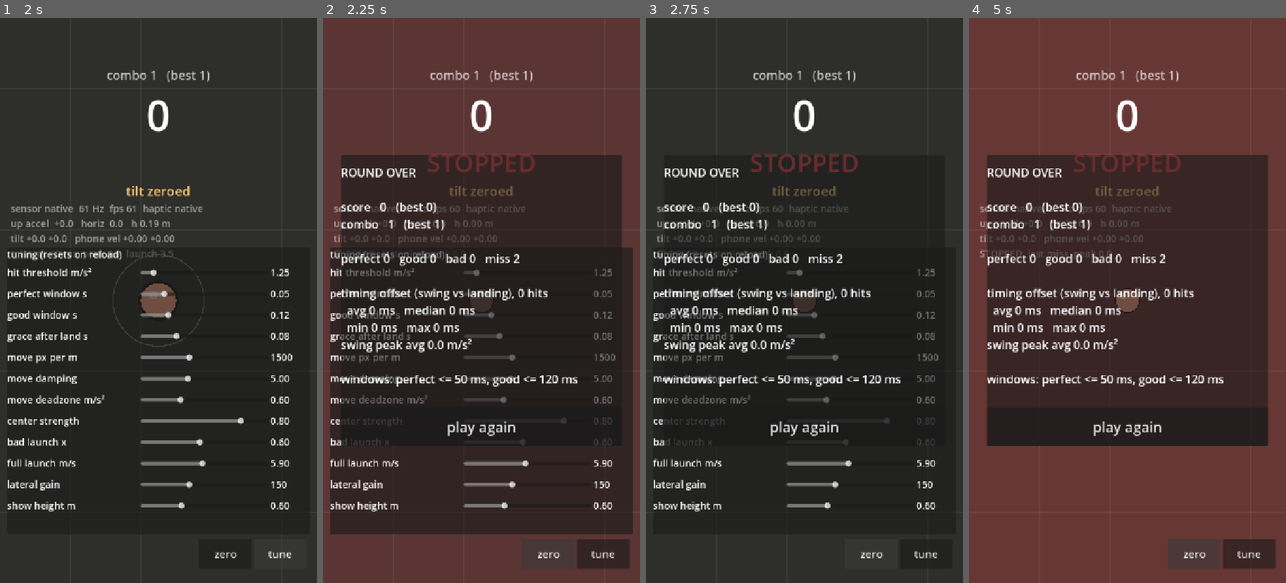
Above: before the commit, frames 1-4 (left to right).
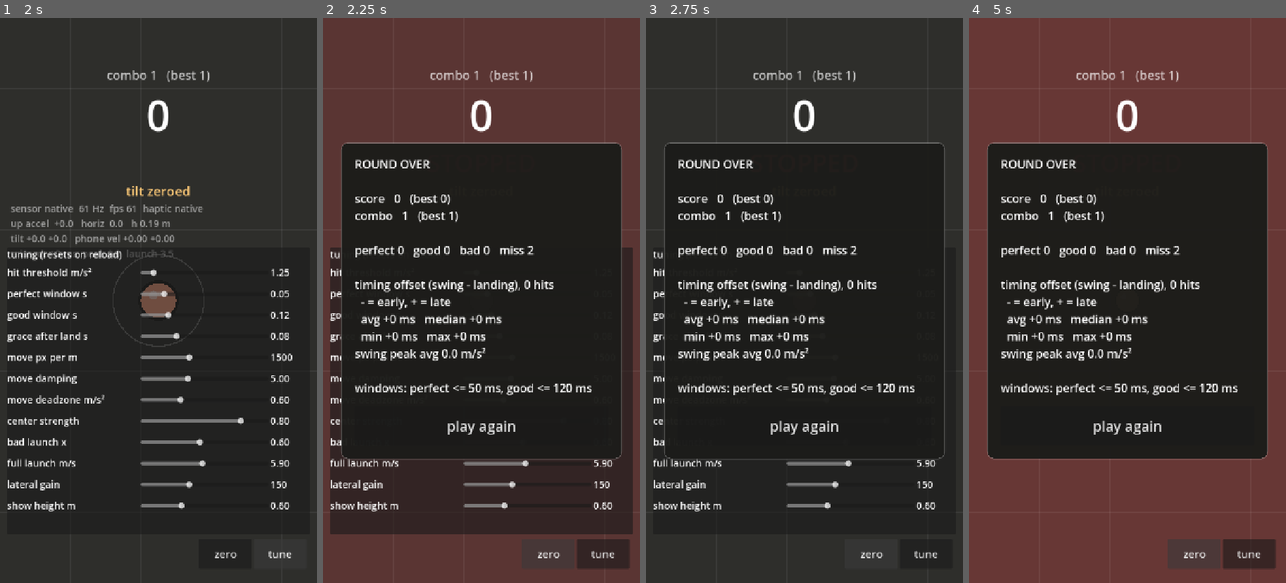
Above: after the commit, the same moments.

Repository: Xionday/Papapa
Game: Godot game, scene res://scenes/main.tscn
The game is run twice, just before and just after one commit, with the same random seed, the same clock (stepped at 60 frames per second) and the same inputs.
Inputs:
- Up to frame 1 (2 s): click "zero" at 0.5 s; click "tune" at 1.25 s
- Up to frame 2 (2.25 s): click "zero" at 2 s
- Up to frame 3 (2.75 s): no input
- Up to frame 4 (5 s): click "play again" at 2.75 s; click "tune" at 3.5 s; click "zero" at 4.25 s

Frame 1 is identical in both runs. In frame 2, 13% of the frame differs, in the area x 3-95%, y 22-78%; in frame 3, 10%; in frame 4, 43%.

Commit message:
iOS 加速度正負號統一成 W3C 規格；dt 帶正負號；結算面板不透明
- motion.js：iOS Safari 的 acceleration / accelerationIncludingGravity 整組取負，Android 不動
- sensor_bridge：重力 = −(含重力加速度 − 線性加速度)，遊戲邏輯收到物理上正確的重力與真實加速度
  → 手機往右移，球在畫面上往左（像移鏡頭）；拍擊峰值改抓起手段而非減速段
- 判定 dt 改帶號（負=早、正=晚），結算面板顯示帶號平均/中位/極值
- 結算面板改不透明深色、顯示時隱藏除錯行

Co-Authored-By: Claude Fable 5.1 <noreply@anthropic.com>
Claude-Session: https://claude.ai/code/session_01M2isnyCwhhtueNisXY1RbR

Diff:
--- a/scenes/main.tscn
+++ b/scenes/main.tscn
@@ -1,8 +1,24 @@
-[gd_scene load_steps=4 format=3]
+[gd_scene load_steps=5 format=3]
 
 [ext_resource type="Script" path="res://scripts/game.gd" id="1_game"]
 [ext_resource type="Script" path="res://scripts/sensor_bridge.gd" id="2_sensor"]
 [ext_resource type="Script" path="res://scripts/hud.gd" id="3_hud"]
+
+[sub_resource type="StyleBoxFlat" id="results_bg"]
+content_margin_left = 32.0
+content_margin_top = 32.0
+content_margin_right = 32.0
+content_margin_bottom = 32.0
+bg_color = Color(0.11, 0.11, 0.1, 0.97)
+border_width_left = 2
+border_width_top = 2
+border_width_right = 2
+border_width_bottom = 2
+border_color = Color(1, 1, 1, 0.15)
+corner_radius_top_left = 16
+corner_radius_top_right = 16
+corner_radius_bottom_right = 16
+corner_radius_bottom_left = 16
 
 [node name="Main" type="Node2D"]
 script = ExtResource("1_game")
@@ -115,6 +131,7 @@
 offset_bottom = 330.0
 grow_horizontal = 2
 grow_vertical = 2
+theme_override_styles/panel = SubResource("results_bg")
 
 [node name="VBox" type="VBoxContainer" parent="HUD/Results"]
 layout_mode = 2
--- a/scripts/game.gd
+++ b/scripts/game.gd
@@ -236,10 +236,12 @@
 		grade = "miss"
 		last_dt = 0.0
 	else:
-		last_dt = abs(peak.x - _t_land)
-		if last_dt <= perfect_dt:
+		## 帶正負號：負 = 揮在落地前，正 = 揮在落地後
+		last_dt = peak.x - _t_land
+		var adt: float = abs(last_dt)
+		if adt <= perfect_dt:
 			grade = "perfect"
-		elif last_dt <= good_dt:
+		elif adt <= good_dt:
 			grade = "good"
 		else:
 			grade = "bad"
--- a/scripts/hud.gd
+++ b/scripts/hud.gd
@@ -112,9 +112,10 @@
 		"",
 		"perfect %d   good %d   bad %d   miss %d" % [c["perfect"], c["good"], c["bad"], c["miss"]],
 		"",
-		"timing offset (swing vs landing), %d hits" % st["hits"],
-		"  avg %.0f ms   median %.0f ms" % [st["dt_avg"] * 1000.0, st["dt_med"] * 1000.0],
-		"  min %.0f ms   max %.0f ms" % [st["dt_min"] * 1000.0, st["dt_max"] * 1000.0],
+		"timing offset (swing - landing), %d hits" % st["hits"],
+		"  - = early, + = late",
+		"  avg %+.0f ms   median %+.0f ms" % [st["dt_avg"] * 1000.0, st["dt_med"] * 1000.0],
+		"  min %+.0f ms   max %+.0f ms" % [st["dt_min"] * 1000.0, st["dt_max"] * 1000.0],
 		"swing peak avg %.1f m/s²" % st["peak_avg"],
 		"",
 		"windows: perfect <= %.0f ms, good <= %.0f ms" % [_game.perfect_dt * 1000.0, _game.good_dt * 1000.0],
@@ -134,6 +135,7 @@
 	_judge_timer -= delta
 	if _judge_timer <= 0.0:
 		_judge.text = ""
+	_debug.visible = not _results.visible
 	_combo.text = "combo %d   (best %d)" % [_game.streak, _game.best_streak]
 	_score.text = "%d" % _game.score
 	_debug.text = "\n".join([
--- a/scripts/sensor_bridge.gd
+++ b/scripts/sensor_bridge.gd
@@ -4,7 +4,8 @@
 ## 原生 iOS/Android：讀 Input.get_accelerometer / get_gravity。
 ## 之後 Ball 只跟這個節點講話，不管底層是哪個平台。
 
-## 每幀發出。linear 不含重力，gravity 含重力方向，兩者都是 m/s²。
+## 每幀發出。linear = 裝置真實加速度（不含重力）；gravity = 物理重力方向（平放時 z ≈ −9.8）。
+## 都是裝置座標、m/s²。Web 端的值已由 motion.js 統一成 W3C 規格慣例。
 signal sample(linear: Vector3, gravity: Vector3)
 
 var _js: JavaScriptObject = null
@@ -59,7 +60,9 @@
 		return
 	_last_seq = seq
 	linear = Vector3(float(_js.ax), float(_js.ay), float(_js.az))
-	gravity = Vector3(float(_js.gx), float(_js.gy), float(_js.gz)) - linear
+	## 規格：accelerationIncludingGravity = linear + 支撐力；支撐力 = −物理重力
+	var reaction := Vector3(float(_js.gx), float(_js.gy), float(_js.gz)) - linear
+	gravity = -reaction
 	rotation_rate = Vector3(float(_js.rx), float(_js.ry), float(_js.rz))
 	hz = int(_js.hz)
 	interval_ms = float(_js.interval)
